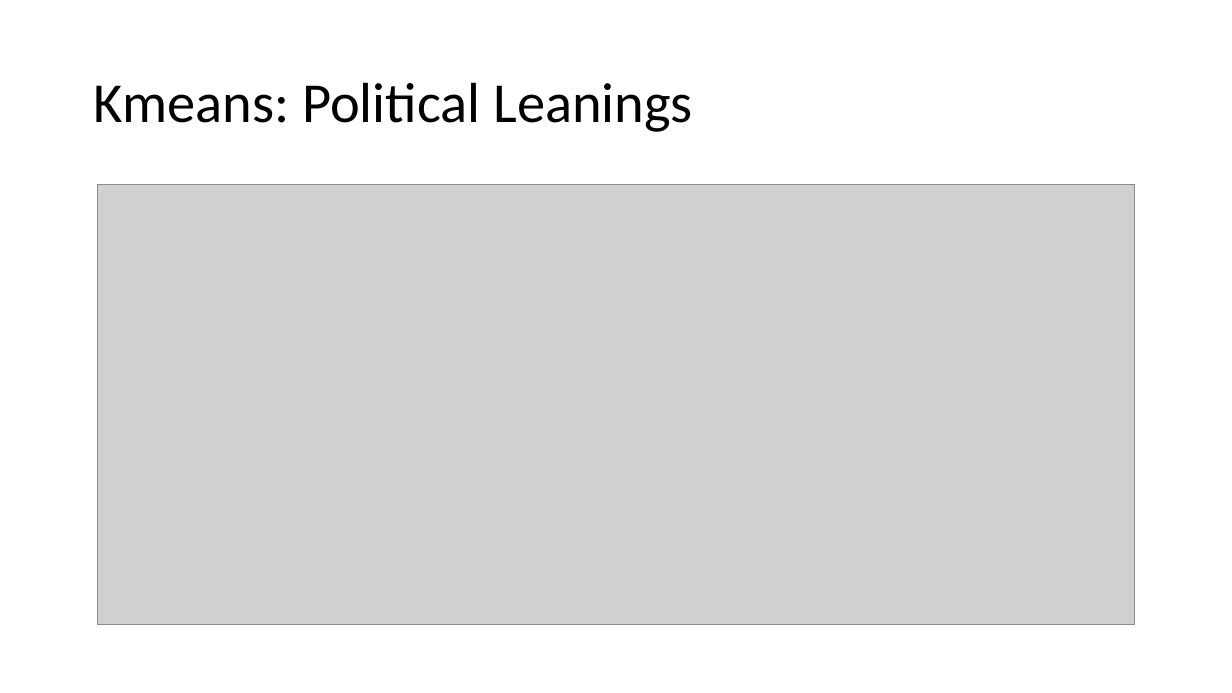
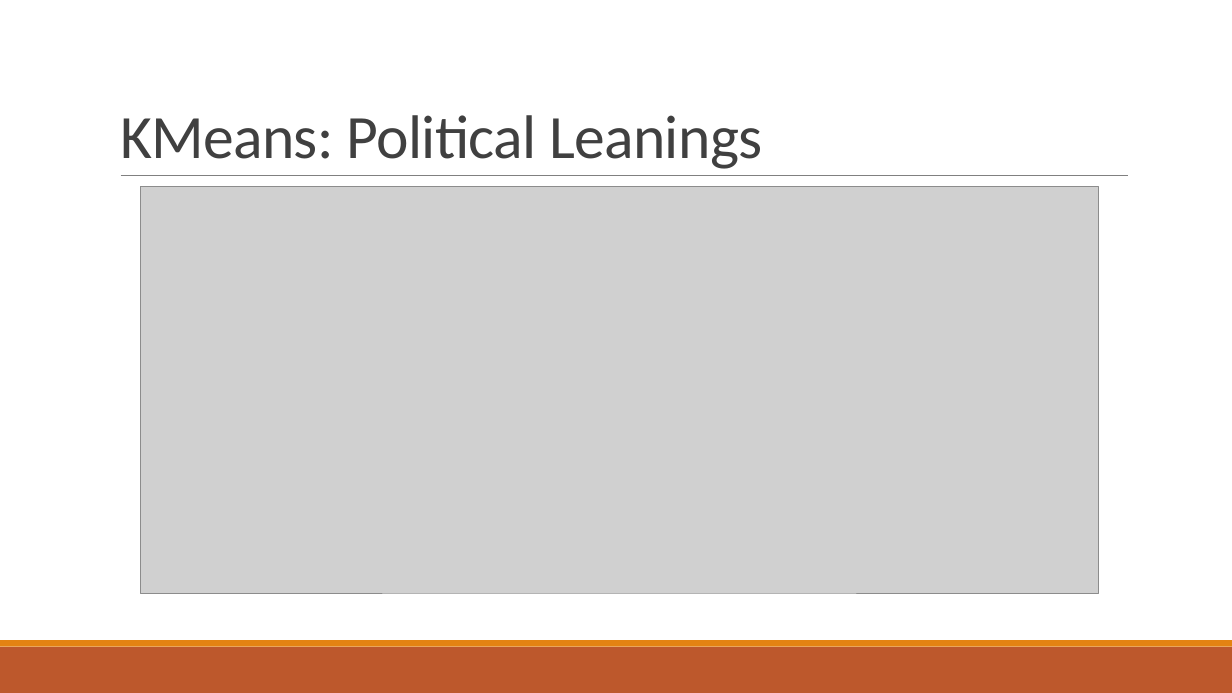
Before and after one commit to lobodemonte/big-data-for-public-policy, a slide deck: slide 10 of final/presentation.pptx (slide 9 before the commit). Drawn at 1232x693 pixels with LibreOffice and Linux fonts; fonts in the diff are those of the drawing; grey boxes stand for pictures. Boxes give left, top, right and bottom in pixels: in the first picture for what was removed or moved away, otherwise in the second. Text is boxed around its words. In the diff, an @@ line names an element or a change of style, - is before the commit and + after.

```diff
--- a/final/presentation.pptx
+++ b/final/presentation.pptx
@@ title "KMeans: Political Leanings" at [120, 115, 762, 169]: vertical alignment middle to bottom @@
@@ title at [120, 115, 762, 169]: text changed; size 44 to 48 pt; text colour #000000 to #404040 @@
-Kmeans: Political Leanings
+KMeans: Political Leanings
@@ line added from (121, 176) to (1128, 176), #808080 0.5 pt @@
@@ picture: place and size @@
-picture at [98, 185, 1134, 625]
+picture at [140, 187, 1099, 593]
@@ rectangle added at [0, 647, 1232, 693], fill #BD582C @@
@@ rectangle added at [0, 640, 1232, 647], fill #E48312 @@
```
Also in this commit, not shown: 10 other slides changed, 3 slides added, 3 slides removed, 1 other file.
